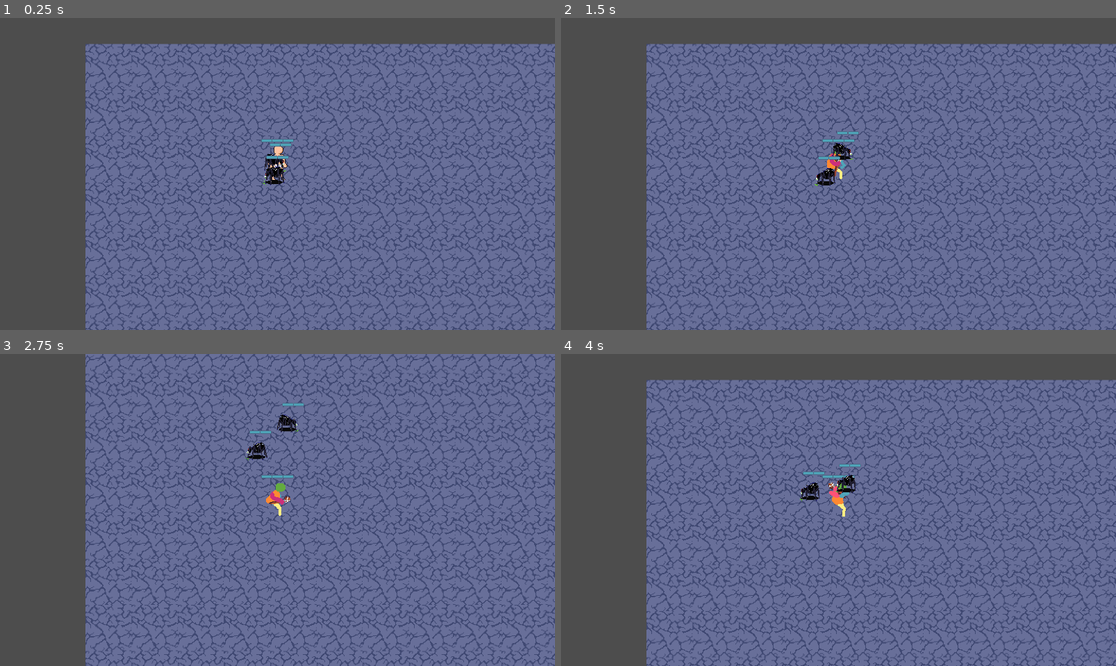
Above: before the commit, frames 1-4 (two rows, left to right).
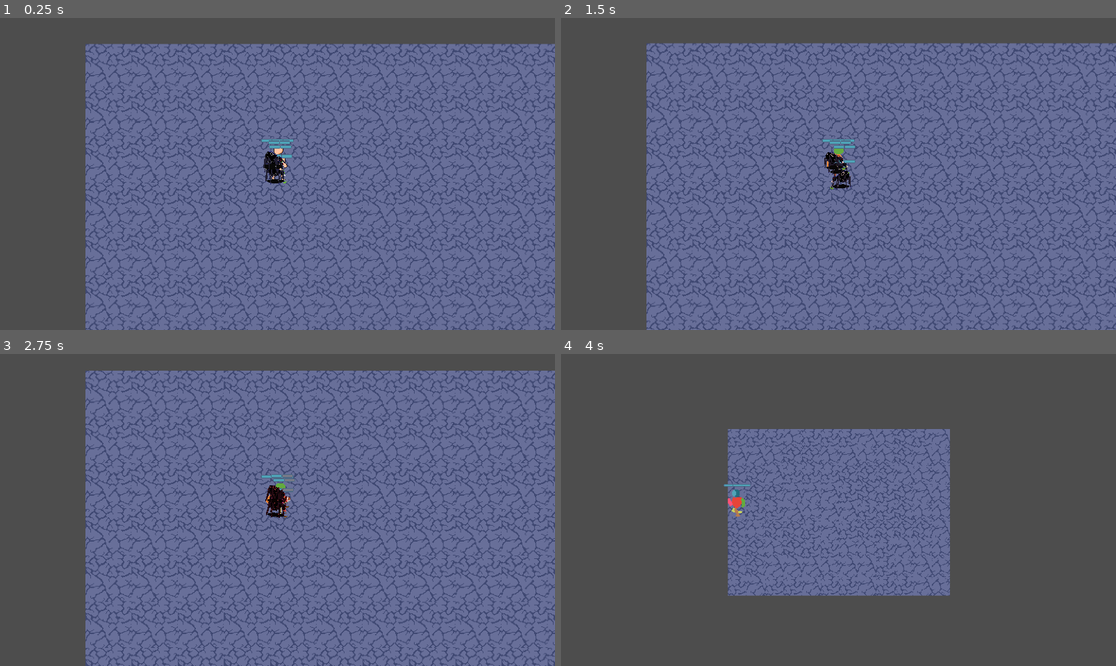
Above: after the commit, the same moments.

Repository: Naitais/battle-and-exploration-mode
Game: Godot game, scene res://scenes/main.tscn
Two runs of this game, one before a commit and one after it. Both use one fixed random seed, a clock stepped at 60 frames per second and the inputs below.
Inputs (mouse positions are in pixels of both pictures, inside the frame that each line leads up to):
- Up to frame 1 (0.25 s): no input
- Up to frame 2 (1.5 s): tap Enter at 0.5 s; move the mouse to (832, 158) at 0.52 s; press the mouse at (832, 158) at 0.53 s; hold D (right) 0.53-1.28 s; move the mouse to (821, 174) at 1.27 s; release the mouse at (821, 174) at 1.28 s; hold S (down) from 1.28 s (still down); click (821, 174) at 1.35 s
- Up to frame 3 (2.75 s): move the mouse to (333, 441) at 2.02 s; release S (down) at 2.03 s; press the mouse at (333, 441) at 2.03 s; hold D (right) from 2.03 s (still down)
- Up to frame 4 (4 s): move the mouse to (810, 572) at 2.77 s; release D (right) at 2.78 s; release the mouse at (810, 572) at 2.78 s; hold W (up) 2.78-3.53 s; click (810, 572) at 2.85 s; move the mouse to (1005, 556) at 3.52 s; press the mouse at (1005, 556) at 3.53 s; hold A (left) from 3.53 s (still down)

The runs differ from the first frame. In frame 1, 1.7% of the frame differs, in the area x 15-100%, y 10-91%; in frame 2, 14%; in frame 3, 32%; in frame 4, 64%, in the area x 15-100%, y 8-100%.

Commit message:
having trouble spawning mobs from  mob_pack in combat map

Diff:
--- a/mob_pack.gd
+++ b/mob_pack.gd
@@ -73,24 +73,27 @@
 	panel_container.position = roaming_mob.global_position
 
 func manage_mob_pack_tooltip_ui():
-	for mob in instantiated_mobs:
-			#create and add nodes
-			var mob_icon = TextureRect.new()
-			var mob_data = Label.new()
-			grid_container.add_child(mob_icon)
-			grid_container.add_child(mob_data)
+	if GlobalVar.exploration_mode:
+		for mob in instantiated_mobs:
+				#create and add nodes
+				var mob_icon = TextureRect.new()
+				var mob_data = Label.new()
+				grid_container.add_child(mob_icon)
+				grid_container.add_child(mob_data)
 
-			#get info
-			var mob_info = str(mob.name) + " lvl " + str(mob.mob_level) + " Power " + str(mob.mob_power)
+				#get info
+				var mob_info = str(mob.name) + " lvl " + str(mob.mob_level) + " Power " + str(mob.mob_power)
 
-			#settings
-			mob_icon.expand_mode = TextureRect.EXPAND_FIT_WIDTH
-			mob_icon.texture = load("res://icons/"+mob.name.to_lower()+"_icon.png")
-			mob_data.text = mob_info
-	#pruebas
+				#settings
+				mob_icon.expand_mode = TextureRect.EXPAND_FIT_WIDTH
+				mob_icon.texture = load("res://icons/"+mob.name.to_lower()+"_icon.png")
+				mob_data.text = mob_info
+
+
 			#label.text = mob_info
 			#texture_rect.texture = load("res://icons/"+mob.name.to_lower()+"_icon.png")
-
+	else:
+		print("asdasda")
 
 
 #funcion para clasificar mod packs en dificultad tengo que adaptarla a nueva logica
@@ -111,9 +114,6 @@
 
 func _on_mob_pack_area_mouse_entered():
 	panel_container.visible = true
-	print(instantiated_mobs)
 
-	#mob_pack_tooltip_state.show_tooltip_true.emit()
 func _on_mob_pack_area_mouse_exited():
 	panel_container.visible = false
-	pass
--- a/scenes/mob.tscn
+++ b/scenes/mob.tscn
@@ -14,6 +14,8 @@
 radius = 137.131
 
 [node name="mob" instance=ExtResource("1_yxnpw")]
+top_level = true
+z_index = 1
 collision_layer = 4
 collision_mask = 7
 script = ExtResource("2_c4gs6")
--- a/scenes/mob_pack.tscn
+++ b/scenes/mob_pack.tscn
@@ -14,6 +14,7 @@
 collision_mask = 0
 
 [node name="CollisionShape2D" type="CollisionShape2D" parent="mob_pack_area"]
+visible = false
 shape = SubResource("CircleShape2D_ggsru")
 
 [node name="PanelContainer" type="PanelContainer" parent="."]
--- a/scenes/player.tscn
+++ b/scenes/player.tscn
@@ -409,9 +409,10 @@
 max_hitpoints = 3
 hitpoints = 3
 speed = 150
+metadata/_edit_lock_ = true
 
 [node name="CollisionShape2D" parent="." index="1"]
-position = Vector2(1, 22.5)
+position = Vector2(-2, 7)
 rotation = 1.5708
 shape = SubResource("CapsuleShape2D_3pdjn")
 
@@ -435,7 +436,7 @@
 collision_priority = 0.0
 
 [node name="CollisionShape2D" parent="Hurtbox" index="0"]
-position = Vector2(0, 2)
+position = Vector2(-2, -13)
 shape = SubResource("CapsuleShape2D_aogse")
 
 [node name="Hitbox" parent="." index="6"]
@@ -443,7 +444,7 @@
 collision_mask = 4
 
 [node name="CollisionShape2D" parent="Hitbox" index="0"]
-position = Vector2(12, 8)
+position = Vector2(12, -3)
 shape = SubResource("CapsuleShape2D_yyii6")
 disabled = false
 
--- a/scripts/attack_state.gd
+++ b/scripts/attack_state.gd
@@ -35,9 +35,13 @@
 	actor.velocity.x = 0
 	actor.velocity.y = 0
 
+	if actor.name != "Player":
+		#print(actor.position - GlobalVar.player.position)
+		#actor.position +=  Vector2(1,0)
+		pass
+
 	if actor.name == "player":
 		if animated_sprite.flip_h:
-
 			hitbox_collision.position.x = hitbox_pos_flip_true
 
 		else:
--- a/scripts/baseEntity.gd
+++ b/scripts/baseEntity.gd
@@ -38,6 +38,7 @@
 
 #ENTIDADES
 #var entities = get_tree().get_nodes_in_group("entities")
+var attacker: CharacterBody2D
 
 func _process(_delta):
 	pass
--- a/scripts/chase_state.gd
+++ b/scripts/chase_state.gd
@@ -23,6 +23,6 @@
 	#actor.global_position += (GlobalVar.player.global_position - actor.global_position)/actor.speed
 	#if direction.length() > 25:
 	actor.velocity = direction.normalized() * actor.speed
-
+	pass
 	#else:
 	#	actor.velocity = Vector2.ZERO
--- a/scripts/exploration_map.gd
+++ b/scripts/exploration_map.gd
@@ -6,8 +6,13 @@
 	GlobalVar.created_mob_packs.append(mob_pack)
 	#print("Added mob_pack:", mob_pack)
 
+
+
 func _ready():
 	create_unique_mob_pack()
 	create_unique_mob_pack()
+	create_unique_mob_pack()
+	pass
+
 func _process(delta):
 	pass
--- a/scripts/gameWorld.gd
+++ b/scripts/gameWorld.gd
@@ -3,17 +3,28 @@
 var exploration_map = load("res://scenes/exploration_map.tscn").instantiate()
 var cave_combat_map = load("res://scenes/cave_combat_map.tscn").instantiate()
 var player = load("res://scenes/player.tscn").instantiate()
+var combat_map = cave_combat_map.get_child(0)
+
+func spawn_entities_in_combat_map():
+	#get the mob_pack involved in combat
+	var mobs: Array = GlobalVar.mob_pack_involved_in_combat.instantiated_mobs
+
+	#spawning the mobs inside mob_pack
+	for mob in mobs:
+		add_child(mob)
+		mob.position = combat_map.map_to_local(Vector2(0, 16))
+
+	#spawning the player
+	player.position = combat_map.map_to_local(Vector2(0, 4))
 
 func _ready():
 	add_child(exploration_map)
 	add_child(player)
 
-
-
-
 func _process(delta):
 	if GlobalVar.combat_mode and GlobalVar.exploration_mode == false:
 		#combat_mode_state.combat_mode_active.emit()
+		spawn_entities_in_combat_map()
 
 		if cave_combat_map.get_parent() == null:#solo agrego el nivel si no existe, si ya existe
 													#no corro cosntantemente esto porque sino tira error
@@ -22,9 +33,7 @@
 			add_child(cave_combat_map)
 			move_child(cave_combat_map, 0) #con esta funcion el mapa que cargo siempre esta primero en el orden de nodos
 
-	#		player.position = cave_combat_map.get_node("TileMap").map_to_local(Vector2(0, 4))
-	#		spider.position = cave_combat_map.get_node("TileMap").map_to_local(Vector2(11, 4))
-
-
 	if Input.is_action_pressed("exit"):
 		get_tree().quit()
+
+	#print(GlobalVar.created_mob_packs)
--- a/scripts/globalVar.gd
+++ b/scripts/globalVar.gd
@@ -8,16 +8,13 @@
 var exploration_mode: bool = true
 var combat_mode: bool
 var created_mob_packs: Array = []
-var selected_mob_pack: Node
+var mob_pack_involved_in_combat: Node
 
-var mouse_pos: Vector2
 #in the futurre I will need a globalvar for different things such as managing spawned mob packs
 #this array stores every spawned mob_pack so that when a combat starts, it will get a specific mob_pack
 #(maybe it will get the mob_pack id when I get a database) to spawn every mob in the pack in a battle map
 
-
 func _physics_process(_delta):
 	#print(on_hand_weapon_slot_one)
 
-
-	print(created_mob_packs)
+	pass
--- a/scripts/hurt_state.gd
+++ b/scripts/hurt_state.gd
@@ -15,6 +15,19 @@
 		hitpoints_container.get_child(-1).queue_free()
 
 	if actor.hitpoints == 0:
+
+
+		#the following logic should be in its own function but too lazy right now
+		#when the mob defeats the player
+		if actor.attacker.name != 'player':
+			#save mob_pack
+			GlobalVar.mob_pack_involved_in_combat = actor.attacker.get_parent()
+
+		#when the attacker is the player, then the mob_pack is the parent of
+		#current actor taking damage
+		else:
+			GlobalVar.mob_pack_involved_in_combat = actor.get_parent()
+
 		combat_mode_started.emit()
 		GlobalVar.exploration_mode = false
 		GlobalVar.combat_mode = true
--- a/scripts/mob.gd
+++ b/scripts/mob.gd
@@ -1,7 +1,6 @@
 class_name Mob
 
 extends "res://scripts/baseEntity.gd"
-#@onready var ray_cast_2d = $RayCast2D
 
 @onready var state_machine = $StateMachine as StateMachine
 @onready var wander_state = $StateMachine/WanderState as WanderState
@@ -11,6 +10,9 @@
 
 var mob_level: int = randi() % 5 + 1
 var mob_power: int = (3 * mob_level) + (randi() % mob_level + 1) + mob_level
+
+#attack variables
+
 #var mob_power: int = (((randi() % 100 + 1) + mob_level) * mob_level) / 10
 
 #@onready var game_mode_state = $StateMachine/GameModeState as GameModeState
@@ -65,4 +67,9 @@
 	if hitbox:
 		hitpoints -=1
 		hurt_state.damage_taken.emit()
+
+		#get the attacker so that I later know who goes first and to get
+		#mob_pack info
+		attacker = hitbox.get_parent()
+
 		#hitpoints_bar_state.empty_hitpoint.emit()
--- a/scripts/player.gd
+++ b/scripts/player.gd
@@ -9,6 +9,7 @@
 #@onready var game_mode_state = $StateMachine/GameModeState as GameModeState
 
 func _ready():
+	GlobalVar.player = self
 	$Hitbox/CollisionShape2D.disabled = true
 	move_state.movement_key_pressed.connect(state_machine.change_state.bind(move_state))
 	move_state.player_not_moving.connect(state_machine.change_state.bind(idle_state))
@@ -49,3 +50,7 @@
 		hitpoints -=1
 		hurt_state.damage_taken.emit()
 		#hitpoints_bar_state.empty_hitpoint.emit()
+
+		#get the attacker so that I later know who goes first and to get
+		#mob_pack info
+		attacker = hitbox.get_parent()
--- a/scripts/wander_state.gd
+++ b/scripts/wander_state.gd
@@ -34,6 +34,3 @@
 
 	if actor:
 		actor.velocity = move_direction * actor.speed
-	#func fix_dupli
-	#	if actor.name == "spider2":
-	#		print(actor.name.length())
